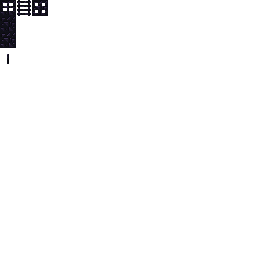
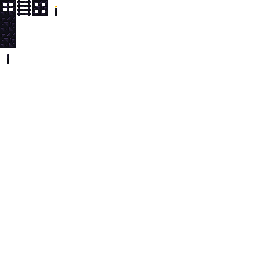
Layered file, before and after one edit (256x256). Changes by layer:
added layer "Clipboard" above "WoodenLever" over [55, 6, 57, 16]
